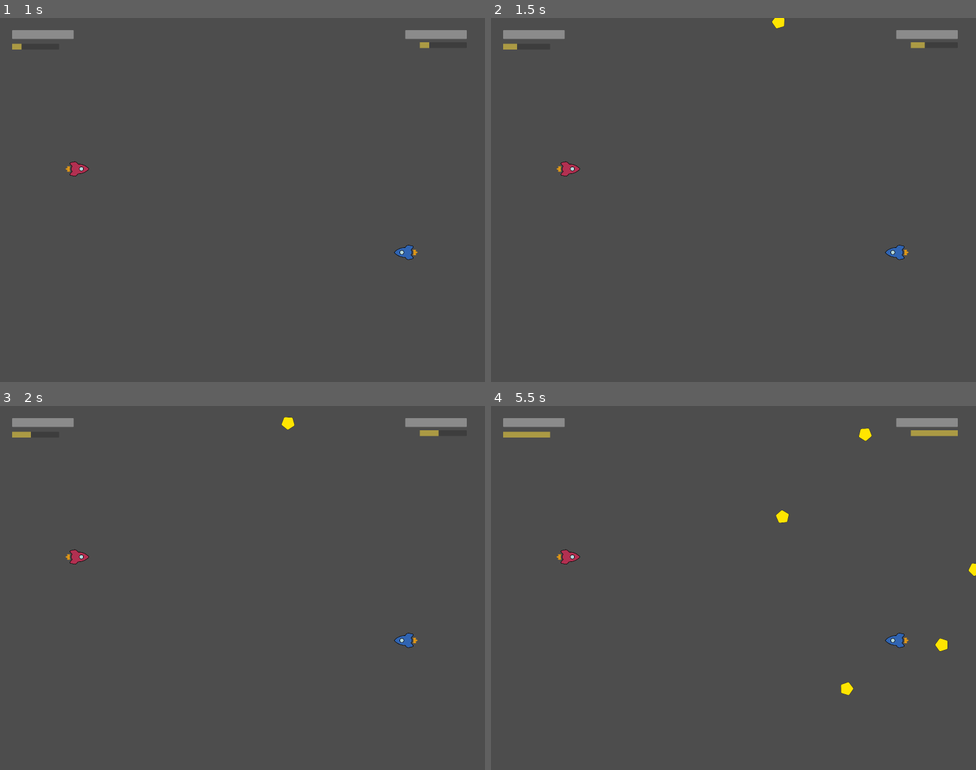
Above: before the commit, frames 1-4 (two rows, left to right).
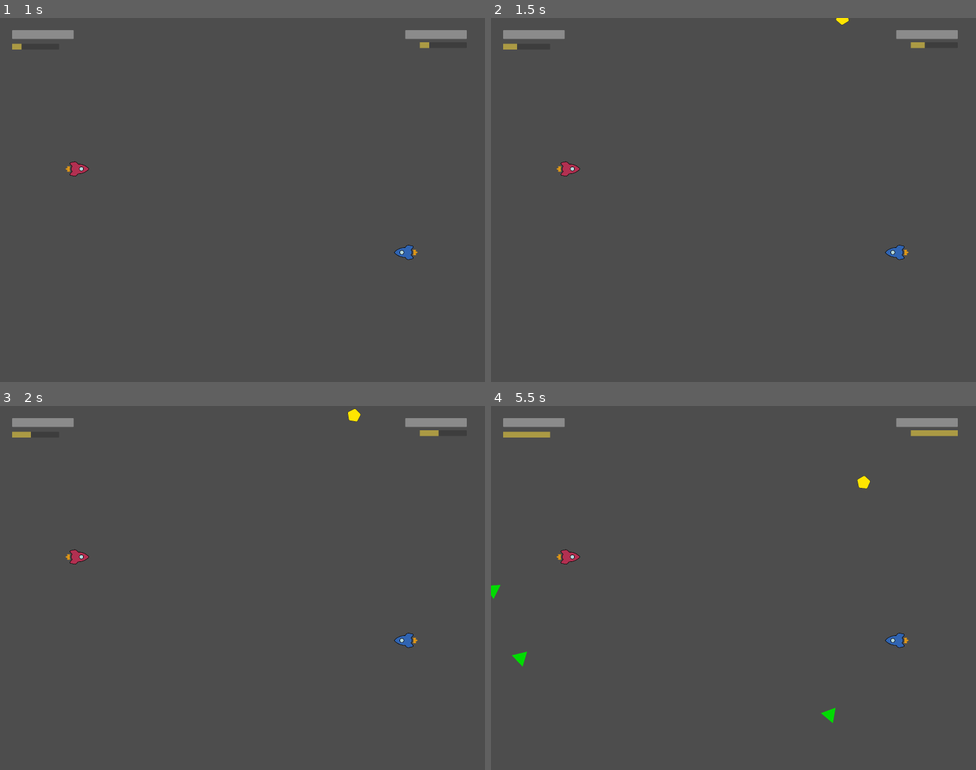
Above: after the commit, the same moments.

Repository: RajwolChapagain/Arcade-Game
Game: Godot game, scene res://main.tscn
The game is run twice, just before and just after one commit, with the same random seed, the same clock (stepped at 60 frames per second) and the same inputs. The engine's default icon, where the game draws it, is replaced by a stand-in: a white triangle on a blue panel in a dark square.
Inputs:
- Up to frame 1 (1 s): tap Enter at 0.5 s
- Up to frame 2 (1.5 s): tap Space at 1.25 s
- Up to frame 3 (2 s): no input
- Up to frame 4 (5.5 s): tap Enter at 2.75 s

Frame 1 is identical in both runs. In frame 2, 0.1% of the frame differs, in the area x 57-74%, y 0-3%; in frame 3, 0.1%; in frame 4, 0.6%, in the area x 0-100%, y 6-88%.

Commit message:
Add hp increase powerup and make hp a property

Diff:
--- a/UI/hud.gd
+++ b/UI/hud.gd
@@ -1,10 +1,10 @@
 extends Control
 
-func decrease_p1_health(damage):
-	$HealthBar.value -= damage
+func set_p1_health(hp):
+	$HealthBar.value = hp
 
-func decrease_p2_health(damage):
-	$HealthBar2.value -= damage
+func set_p2_health(hp):
+	$HealthBar2.value = hp
 
 func update_p1_super_bar(new_percentage):
 	$SuperBar.value = new_percentage
--- a/main.gd
+++ b/main.gd
@@ -5,6 +5,8 @@
 	$Ship2.bullet_fired.connect(on_player_fired_bullet)
 	$Ship.hit.connect(on_player1_hit)
 	$Ship2.hit.connect(on_player2_hit)
+	$Ship.hp_changed.connect(on_player1_hp_changed)
+	$Ship2.hp_changed.connect(on_player2_hp_changed)
 	$Ship.super_percentage_changed.connect(on_player1_super_percentage_changed)
 	$Ship2.super_percentage_changed.connect(on_player2_super_percentage_changed)
 	$Ship.player_died.connect(on_player1_died)
@@ -30,12 +32,16 @@
 	bullet.set_collision_mask(bullet_layer)
 
 func on_player1_hit(damage):
-	$HUD.decrease_p1_health(damage)
 	$Ship2.super_percentage += damage / 2
 
 func on_player2_hit(damage):
-	$HUD.decrease_p2_health(damage)
 	$Ship.super_percentage += damage / 2
+
+func on_player1_hp_changed(new_hp):
+	$HUD.set_p1_health(new_hp)
+
+func on_player2_hp_changed(new_hp):
+	$HUD.set_p2_health(new_hp)
 
 func on_player1_super_percentage_changed(new_super_percentage):
 	$HUD.update_p1_super_bar(new_super_percentage)
@@ -54,12 +60,20 @@
 func on_game_over(winner):
 	print(winner + " wins!")
 
+func _on_spawner_powerup_spawned(powerup):
+	if powerup.is_in_group("super_boost"):
+		powerup.collected.connect(_on_super_boost_collected)
+	elif powerup.is_in_group("hp_boost"):
+		powerup.collected.connect(_on_hp_boost_collected)
+
 func _on_super_boost_collected(player, values):
 	if player == 1:
 		$Ship.super_percentage += values[0]
 	else:
 		$Ship2.super_percentage +=  values[0]
 
-func _on_spawner_powerup_spawned(powerup):
-	if powerup.is_in_group("super_boost"):
-		powerup.collected.connect(_on_super_boost_collected)
+func _on_hp_boost_collected(player, values):
+	if player == 1:
+		$Ship.hp += values[0]
+	else:
+		$Ship2.hp += values[0]
--- a/powerups/hp_boost.tscn
+++ b/powerups/hp_boost.tscn
@@ -1,17 +1,12 @@
-[gd_scene load_steps=4 format=3 uid="uid://c0sitt3o03ayv"]
+[gd_scene load_steps=3 format=3 uid="uid://c0sitt3o03ayv"]
 
-[ext_resource type="PackedScene" uid="uid://c7d7l820r8ga4" path="res://powerups/super_boost.tscn" id="1_7aigd"]
+[ext_resource type="PackedScene" uid="uid://8le43nudq3ms" path="res://powerups/powerup_component.tscn" id="1_pxg01"]
 [ext_resource type="Texture2D" uid="uid://nw60aqglp3p0" path="res://powerups/hp_boost.svg" id="2_p25kq"]
 
-[sub_resource type="RectangleShape2D" id="RectangleShape2D_cvaba"]
-size = Vector2(40, 62)
-
-[node name="HPBoost" instance=ExtResource("1_7aigd")]
+[node name="HPBoost" groups=["hp_boost"] instance=ExtResource("1_pxg01")]
+sprite = ExtResource("2_p25kq")
+emitted_values = [20]
 
 [node name="Sprite2D" parent="." index="0"]
-scale = Vector2(0.366412, 0.366412)
+scale = Vector2(0.427481, 0.427481)
 texture = ExtResource("2_p25kq")
-
-[node name="CollisionShape2D" parent="." index="1"]
-position = Vector2(-36, 25)
-shape = SubResource("RectangleShape2D_cvaba")
--- a/powerups/powerup_component.tscn
+++ b/powerups/powerup_component.tscn
@@ -7,6 +7,8 @@
 size = Vector2(128, 128)
 
 [node name="PowerupComponent" type="Area2D"]
+collision_layer = 0
+collision_mask = 3
 script = ExtResource("1_vol8q")
 
 [node name="Sprite2D" type="Sprite2D" parent="."]
--- a/powerups/spawner.gd
+++ b/powerups/spawner.gd
@@ -1,11 +1,11 @@
 extends Node2D
 
-var super_boost = preload("res://powerups/super_boost.tscn")
+@export var powerups = []
 
 signal powerup_spawned(power_up)
 
 func _on_timer_timeout():
-	var power_up = super_boost.instantiate()
+	var power_up = powerups.pick_random().instantiate()
 	$Path2D/PathFollow2D.progress_ratio = randf()
 	power_up.global_position = $Path2D/PathFollow2D.position
 
--- a/powerups/spawner.tscn
+++ b/powerups/spawner.tscn
@@ -1,11 +1,14 @@
-[gd_scene load_steps=3 format=3 uid="uid://d4gsdtgxa50oe"]
+[gd_scene load_steps=5 format=3 uid="uid://d4gsdtgxa50oe"]
 
 [ext_resource type="Script" path="res://powerups/spawner.gd" id="1_ck1x4"]
+[ext_resource type="PackedScene" uid="uid://c0sitt3o03ayv" path="res://powerups/hp_boost.tscn" id="2_e3ppi"]
+[ext_resource type="PackedScene" uid="uid://c7d7l820r8ga4" path="res://powerups/super_boost.tscn" id="2_qvy86"]
 
 [sub_resource type="Curve2D" id="Curve2D_favat"]
 
 [node name="Spawner" type="Node2D"]
 script = ExtResource("1_ck1x4")
+powerups = [ExtResource("2_qvy86"), ExtResource("2_e3ppi")]
 
 [node name="Timer" type="Timer" parent="."]
 autostart = true
--- a/powerups/super_boost.tscn
+++ b/powerups/super_boost.tscn
@@ -4,7 +4,5 @@
 [ext_resource type="PackedScene" uid="uid://8le43nudq3ms" path="res://powerups/powerup_component.tscn" id="1_txhty"]
 
 [node name="SuperBoost" groups=["super_boost"] instance=ExtResource("1_txhty")]
-collision_layer = 0
-collision_mask = 3
 sprite = ExtResource("1_sghil")
 emitted_values = [50]
--- a/ship/ship.gd
+++ b/ship/ship.gd
@@ -4,7 +4,14 @@
 @export var MAX_VELOCITY_MAGNITUDE = 1500 #3000
 @export var RETARDING_FORCE = 750 #Takes 4 seconds to reach min from a MAX_VELOCITY_MAGNITUDE of 3000
 @export var SHIP_SPRITE : Texture2D = preload("res://ship/ship_sprite.png")
-@export var hp = 100
+@export var hp = 100:
+	get:
+		return hp
+	set(value):
+		hp = value
+		hp = clamp(hp, 0, 100)
+		hp_changed.emit(hp)
+
 @export var LEFT_STRING = "p1_left"
 @export var RIGHT_STRING = "p1_right"
 @export var UP_STRING = "p1_up"
@@ -38,6 +45,7 @@
 signal bullet_fired(bullet, direction, location, bullet_layer)
 signal hit(damage)
 signal super_percentage_changed(new_super_percentage)
+signal hp_changed(new_hp)
 signal player_died
 
 func _ready():
